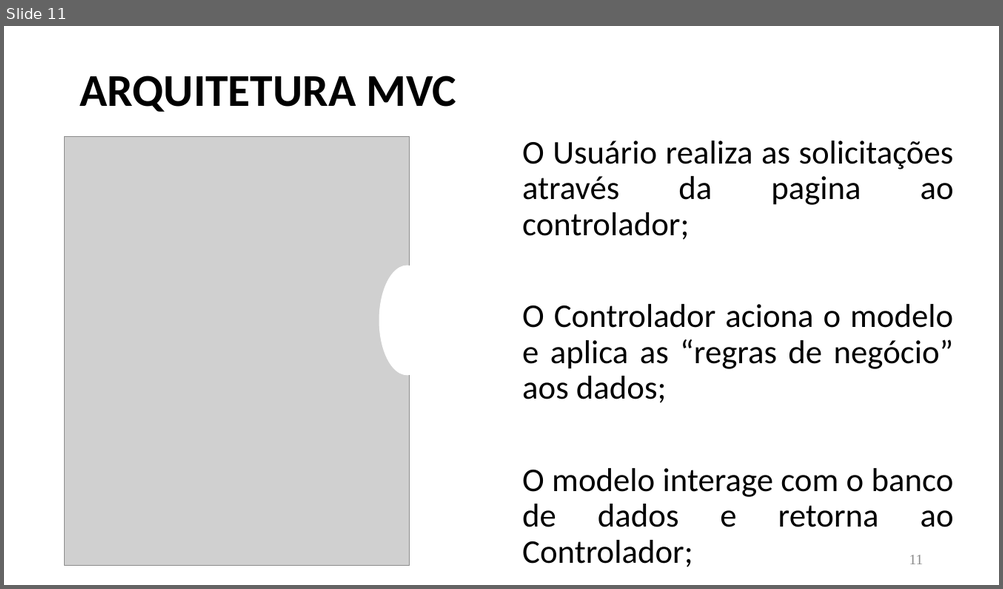
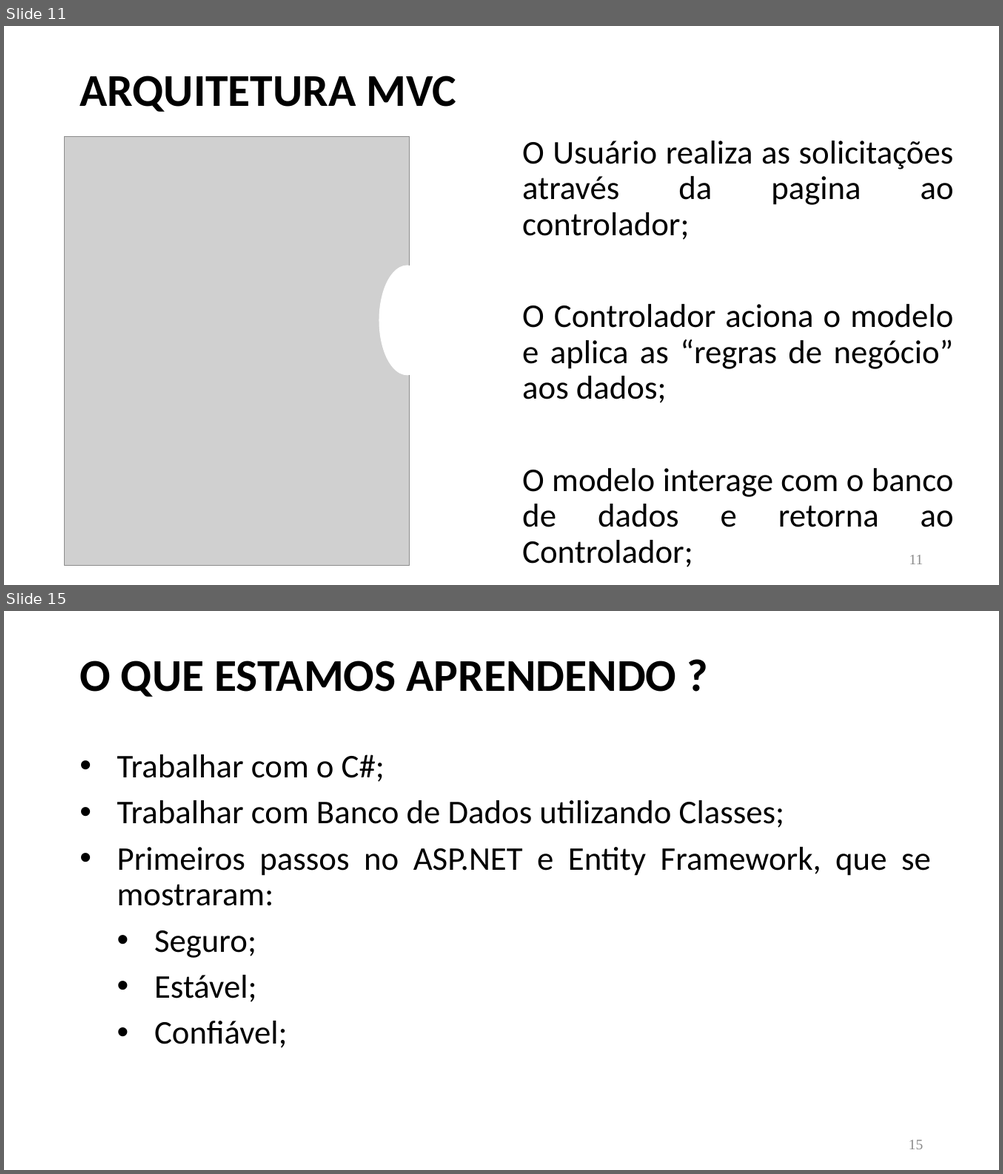
Before and after one commit to ICEI-PUC-Minas-PMV-ADS/pmv-ads-2023-1-e2-proj-int-t3-projeto-pedal-1, a slide deck: presentation/Apresentação_ProjetoPedal.pptx. Shown one above the other, each under a label of ours: slide 11 before the commit, slides 11 and 15 after it; the slides between them are not shown. The pictures are 1003x589 and 1003x1174 pixels, drawn with LibreOffice and Linux fonts; fonts in the diff are those of the drawing; grey boxes stand for pictures. Boxes give left, top, right and bottom in pixels: in the first picture for what was removed or moved away, otherwise in the second. Text is boxed around its words. In the diff, an @@ line names an element or a change of style, - is before the commit and + after.

```diff
--- a/presentation/Apresentação_ProjetoPedal.pptx
+++ b/presentation/Apresentação_ProjetoPedal.pptx
@@ slide 15 added at box(4, 611, 999, 1170), background #FFFFFF @@
@@ text added at box(79, 661, 677, 697), 44 pt, text #000000, bold @@
+O QUE ESTAMOS APRENDENDO ?
@@ text added at box(117, 755, 930, 1048), 32 pt, text #000000 @@
+• Trabalhar com o C#;
+• Trabalhar com Banco de Dados utilizando Classes;
+• Primeiros passos no ASP.NET e Entity Framework, que se mostraram:
+  • Seguro;
+  • Estável;
+  • Confiável;
@@ page number added at box(908, 1140, 923, 1150), 14 pt, text #8B8B8B @@
+15
```
Also in this commit, not shown: 9 other slides changed, 4 other slides added, 2 slides removed.
